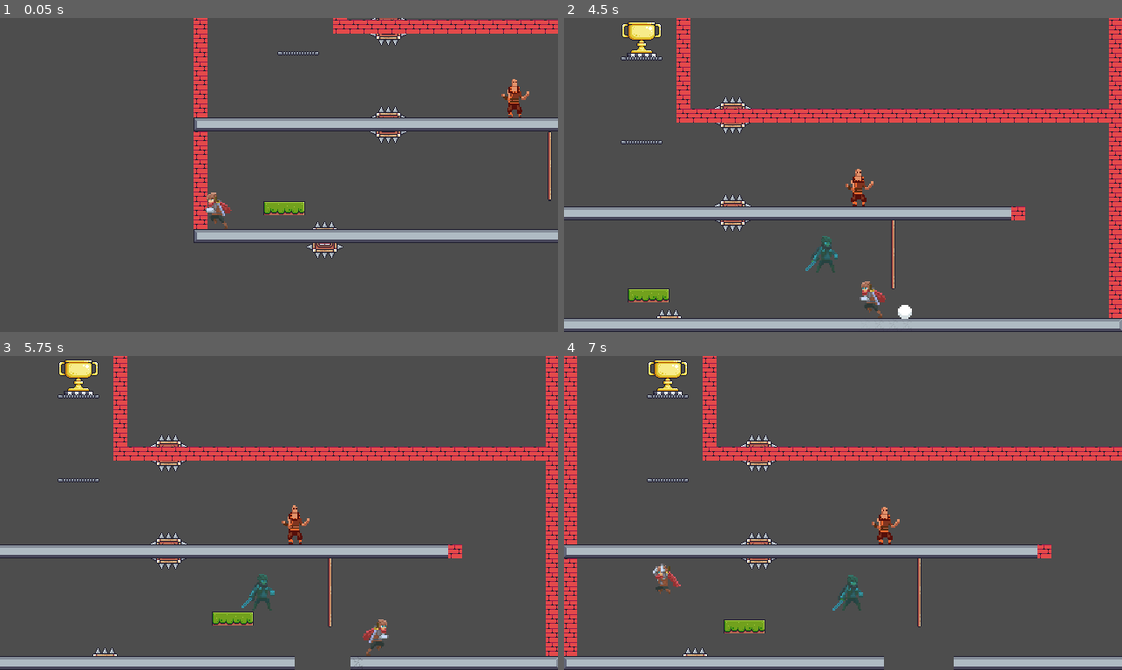
Above: before the commit, frames 1-4 (two rows, left to right).
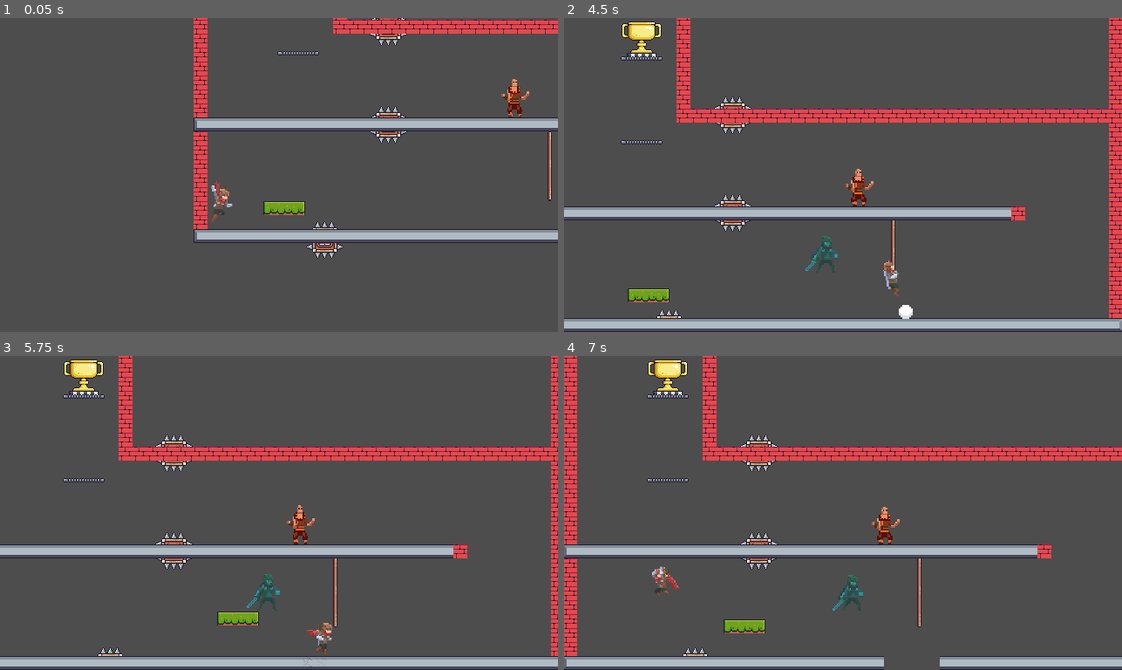
Above: after the commit, the same moments.

Repository: DeVelox/Niro
Game: Godot game, scene res://main.tscn
Two runs of this game, one before a commit and one after it. Both use one fixed random seed, a clock stepped at 60 frames per second and the inputs below.
Inputs:
- Up to frame 1 (0.05 s): no input
- Up to frame 2 (4.5 s): hold D (right) 0.53-2.03 s; tap Shift (dash) at 0.6, 1.35, 2.3, 2.85, 3.6 s; tap Space (dedicated_jump) at 0.77, 1.52, 3.02, 3.77 s; hold A (left) 2.03-2.78 s; tap F (interact) at 2.1, 4.35 s; hold D (right) 2.78-4.28 s; hold A (left) from 4.28 s (still down)
- Up to frame 3 (5.75 s): tap Space (dedicated_jump) at 4.52 s; tap Shift (dash) at 4.55, 5.1 s; release A (left) at 5.03 s; hold D (right) from 5.03 s (still down)
- Up to frame 4 (7 s): release D (right) at 5.78 s; hold A (left) from 5.78 s (still down); tap Shift (dash) at 5.85, 6.8 s; tap Space (dedicated_jump) at 6.02, 6.77 s; tap F (interact) at 6.6 s

The runs differ from the first frame. In frame 1, 0.4% of the frame differs, in the area x 36-42%, y 51-68%; in frame 2, 0.4%; in frame 3, 5.6%, in the area x 10-100%, y 0-100%; in frame 4, 0.3%.

Commit message:
Fix collisions

Diff:
--- a/player/player.gd
+++ b/player/player.gd
@@ -45,8 +45,8 @@
 @onready var long_press: Timer = $Timers/LongPress
 @onready var drop_check: RayCast2D = $Detectors/DropCheck
 @onready var interact_check: RayCast2D = $Detectors/InteractCheck
-@onready var area_2d_gap_check: Area2D = $Detectors/Area2DGapCheck
-@onready var gap_check: CollisionShape2D = $Detectors/Area2DGapCheck/GapCheck
+@onready var area_2d_gap_check: Area2D = $Detectors/NudgeCheck
+@onready var gap_check: CollisionShape2D = $Detectors/NudgeCheck/CollisionShape2D
 @onready var jump_sound: AudioStreamPlayer = $JumpSound
 @onready var effects: AnimatedSprite2D = $Effects
 
@@ -427,38 +427,38 @@
 	set_deferred("collision_layer", state)
 
 
-func _on_dash_timer_timeout() -> void:
+func _on_dash_finished() -> void:
 	var motion: float = Input.get_axis("left", "right") * SPEED
 	velocity.x = motion
 	is_dashing = false
 
 
-func _on_slide_timer_timeout() -> void:
+func _on_slide_finished() -> void:
 	slide_cooldown.start()
 	is_sliding = false
 
 
-func _on_area_2d_left_body_entered(_body) -> void:
+func _on_left_wall_touched(_body) -> void:
 	_try_wall_hang(-1)
 
 
-func _on_area_2d_right_body_entered(_body) -> void:
+func _on_right_wall_touched(_body) -> void:
 	_try_wall_hang(1)
 
 
-func _on_area_2d_collision_check_body_entered(_body) -> void:
+func _on_nudge_check(_body) -> void:
 	gap_check.position = velocity.normalized() * NUDGE_RANGE
 	if not area_2d_gap_check.get_overlapping_bodies():
 		position += velocity.normalized() * NUDGE_MULTI
 
 
-func _on_area_2d_climbing_area_entered(area) -> void:
+func _on_climbable_entered(area) -> void:
 	if area.is_in_group("climbing"):
 		velocity.x = 0
 		is_climbing = true
 		is_dashing = false
 
 
-func _on_area_2d_climbing_area_exited(area) -> void:
+func _on_climbable_exited(area) -> void:
 	if area.is_in_group("climbing"):
 		is_climbing = false
--- a/player/player.tscn
+++ b/player/player.tscn
@@ -293,7 +293,7 @@
 wait_time = 0.3
 one_shot = true
 
-[node name="Detectors" type="Node" parent="."]
+[node name="Detectors" type="Node2D" parent="."]
 
 [node name="DropCheck" type="RayCast2D" parent="Detectors"]
 target_position = Vector2(0, 100)
@@ -305,41 +305,41 @@
 hit_from_inside = true
 collide_with_areas = true
 
-[node name="Area2DLeft" type="Area2D" parent="Detectors"]
+[node name="WallHangLeft" type="Area2D" parent="Detectors"]
 collision_mask = 128
 
-[node name="CollisionShape2D" type="CollisionShape2D" parent="Detectors/Area2DLeft"]
+[node name="CollisionShape2D" type="CollisionShape2D" parent="Detectors/WallHangLeft"]
 position = Vector2(-14, 5)
 scale = Vector2(0.4, 0.6)
 shape = SubResource("RectangleShape2D_kjvja")
 
-[node name="Area2DRight" type="Area2D" parent="Detectors"]
+[node name="WallHangRight" type="Area2D" parent="Detectors"]
 collision_mask = 128
 
-[node name="CollisionShape2D" type="CollisionShape2D" parent="Detectors/Area2DRight"]
+[node name="CollisionShape2D" type="CollisionShape2D" parent="Detectors/WallHangRight"]
 position = Vector2(14, 5)
 scale = Vector2(0.4, 0.6)
 shape = SubResource("RectangleShape2D_kjvja")
 
-[node name="Area2DGapCheck" type="Area2D" parent="Detectors"]
+[node name="GapCheck" type="Area2D" parent="Detectors"]
 visible = false
 collision_layer = 0
 collision_mask = 140
 
-[node name="GapCheck" type="CollisionShape2D" parent="Detectors/Area2DGapCheck"]
+[node name="CollisionShape2D" type="CollisionShape2D" parent="Detectors/GapCheck"]
 shape = SubResource("RectangleShape2D_0rk70")
 
-[node name="Area2DCollisionCheck" type="Area2D" parent="Detectors"]
+[node name="NudgeCheck" type="Area2D" parent="Detectors"]
 visible = false
 collision_layer = 0
 collision_mask = 140
 
-[node name="CollisionCheck" type="CollisionShape2D" parent="Detectors/Area2DCollisionCheck"]
+[node name="CollisionShape2D" type="CollisionShape2D" parent="Detectors/NudgeCheck"]
 shape = SubResource("RectangleShape2D_0rk70")
 
-[node name="Area2DClimbing" type="Area2D" parent="Detectors" groups=["climbing"]]
-
-[node name="ClimbCheck" type="CollisionShape2D" parent="Detectors/Area2DClimbing"]
+[node name="Climbing" type="Area2D" parent="Detectors" groups=["climbing"]]
+
+[node name="ColisionCheck" type="CollisionShape2D" parent="Detectors/Climbing"]
 position = Vector2(-0.5, 9.5)
 shape = SubResource("RectangleShape2D_obud4")
 
@@ -354,10 +354,10 @@
 sprite_frames = SubResource("SpriteFrames_1xcut")
 animation = &"double_jump"
 
-[connection signal="timeout" from="Timers/DashTimer" to="." method="_on_dash_timer_timeout"]
-[connection signal="timeout" from="Timers/SlideTimer" to="." method="_on_slide_timer_timeout"]
-[connection signal="body_entered" from="Detectors/Area2DLeft" to="." method="_on_area_2d_left_body_entered"]
-[connection signal="body_entered" from="Detectors/Area2DRight" to="." method="_on_area_2d_right_body_entered"]
-[connection signal="body_entered" from="Detectors/Area2DCollisionCheck" to="." method="_on_area_2d_collision_check_body_entered"]
-[connection signal="area_entered" from="Detectors/Area2DClimbing" to="." method="_on_area_2d_climbing_area_entered"]
-[connection signal="area_exited" from="Detectors/Area2DClimbing" to="." method="_on_area_2d_climbing_area_exited"]
+[connection signal="timeout" from="Timers/DashTimer" to="." method="_on_dash_finished"]
+[connection signal="timeout" from="Timers/SlideTimer" to="." method="_on_slide_finished"]
+[connection signal="body_entered" from="Detectors/WallHangLeft" to="." method="_on_left_wall_touched"]
+[connection signal="body_entered" from="Detectors/WallHangRight" to="." method="_on_right_wall_touched"]
+[connection signal="body_entered" from="Detectors/NudgeCheck" to="." method="_on_nudge_check"]
+[connection signal="area_entered" from="Detectors/Climbing" to="." method="_on_climbable_entered"]
+[connection signal="area_exited" from="Detectors/Climbing" to="." method="_on_climbable_exited"]
